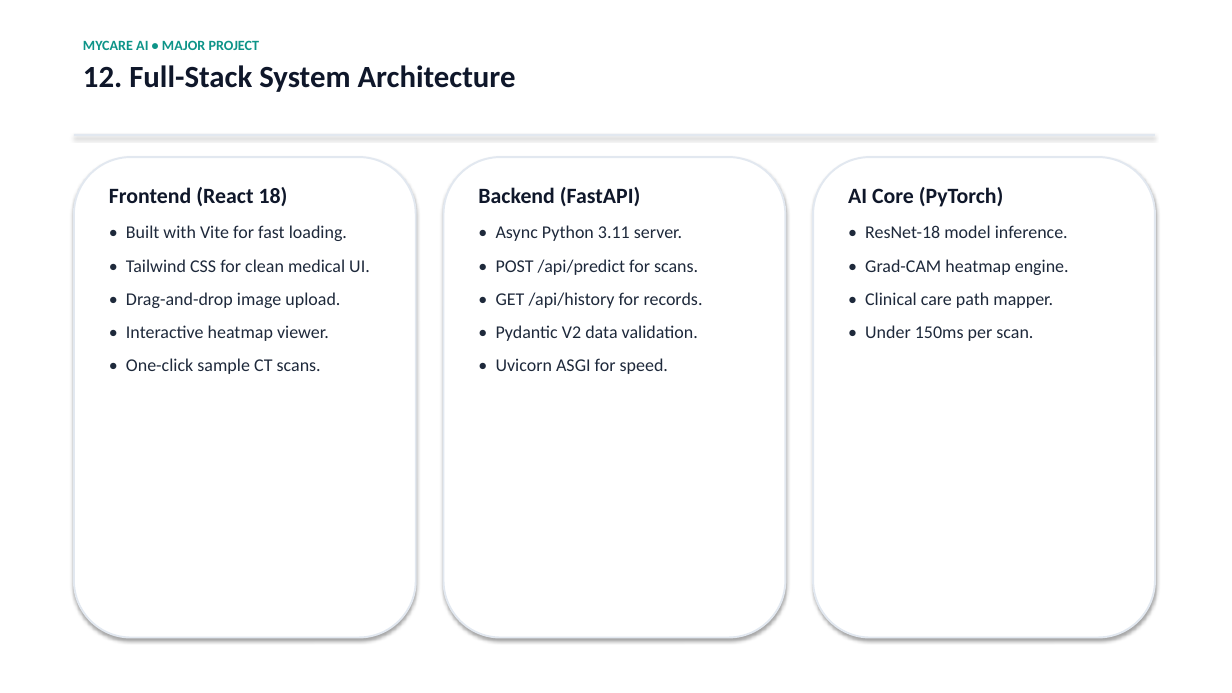
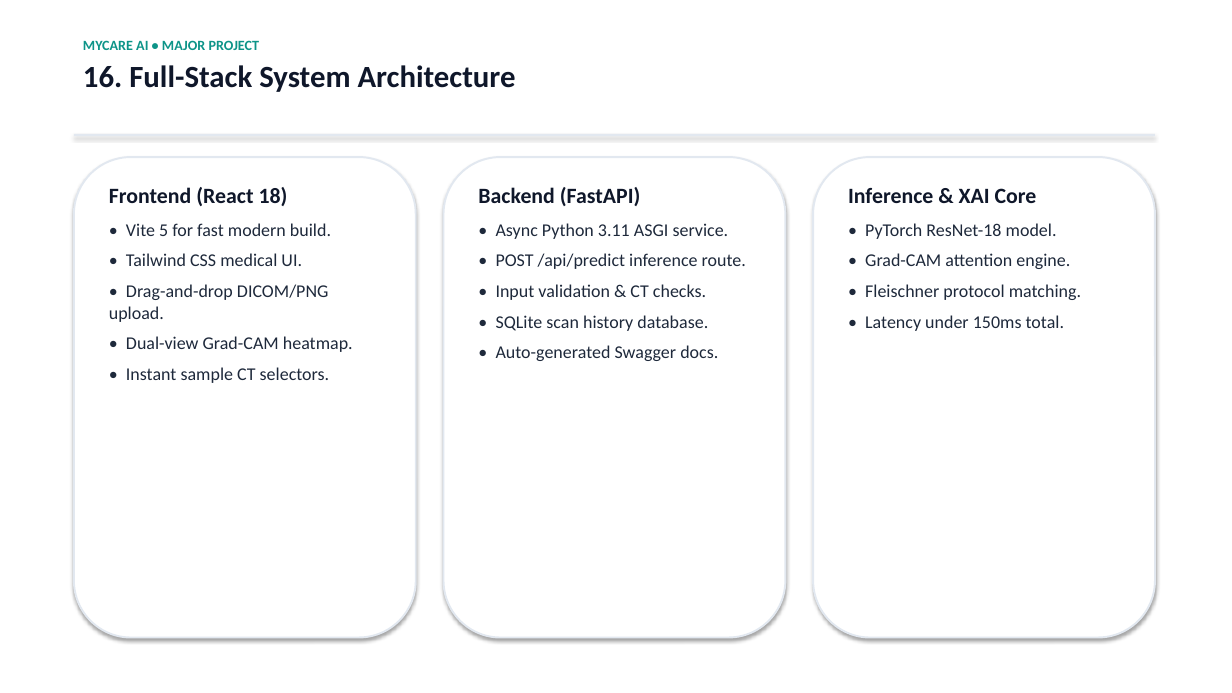
Before and after one commit to vinithram2/MyCare-Lung-Cancer-Detection, a slide deck: slide 17 of Project_Documents/MyCare_Lung_Cancer_Detection_Full.pptx (slide 13 before the commit). Drawn at 1232x693 pixels with LibreOffice and Linux fonts; fonts in the diff are those of the drawing. Boxes give left, top, right and bottom in pixels: in the first picture for what was removed or moved away, otherwise in the second. Text is boxed around its words. In the diff, an @@ line names an element or a change of style, - is before the commit and + after.

Commit message:
Add full experimental results: Confusion Matrix, ROC-AUC curves, and 15 Grad-CAM CT scan cases to PPT

```diff
--- a/Project_Documents/MyCare_Lung_Cancer_Detection_Full.pptx
+++ b/Project_Documents/MyCare_Lung_Cancer_Detection_Full.pptx
@@ text at (x1=83, y1=65, x2=516, y2=92): text changed @@
-12. Full-Stack System Architecture
+16. Full-Stack System Architecture
@@ text at (x1=848, y1=188, x2=1081, y2=331): text changed @@
-AI Core (PyTorch)
-• ResNet-18 model inference.
-• Grad-CAM heatmap engine.
-• Clinical care path mapper.
-• Under 150ms per scan.
+Inference & XAI Core
+• PyTorch ResNet-18 model.
+• Grad-CAM attention engine.
+• Fleischner protocol matching.
+• Latency under 150ms total.
@@ text at (x1=109, y1=223, x2=353, y2=383): text changed @@
-• Built with Vite for fast loading.
-• Tailwind CSS for clean medical UI.
-• Drag-and-drop image upload.
-• Interactive heatmap viewer.
-• One-click sample CT scans.
+• Vite 5 for fast modern build.
+• Tailwind CSS medical UI.
+• Drag-and-drop DICOM/PNG upload.
+• Dual-view Grad-CAM heatmap.
+• Instant sample CT selectors.
@@ text at (x1=496, y1=223, x2=746, y2=361): text changed @@
-• Async Python 3.11 server.
-• POST /api/predict for scans.
-• GET /api/history for records.
-• Pydantic V2 data validation.
-• Uvicorn ASGI for speed.
+• Async Python 3.11 ASGI service.
+• POST /api/predict inference route.
+• Input validation & CT checks.
+• SQLite scan history database.
+• Auto-generated Swagger docs.
```
Also in this commit, not shown: 14 other slides changed, 11 slides added, 13 slides removed, 6 other files.
